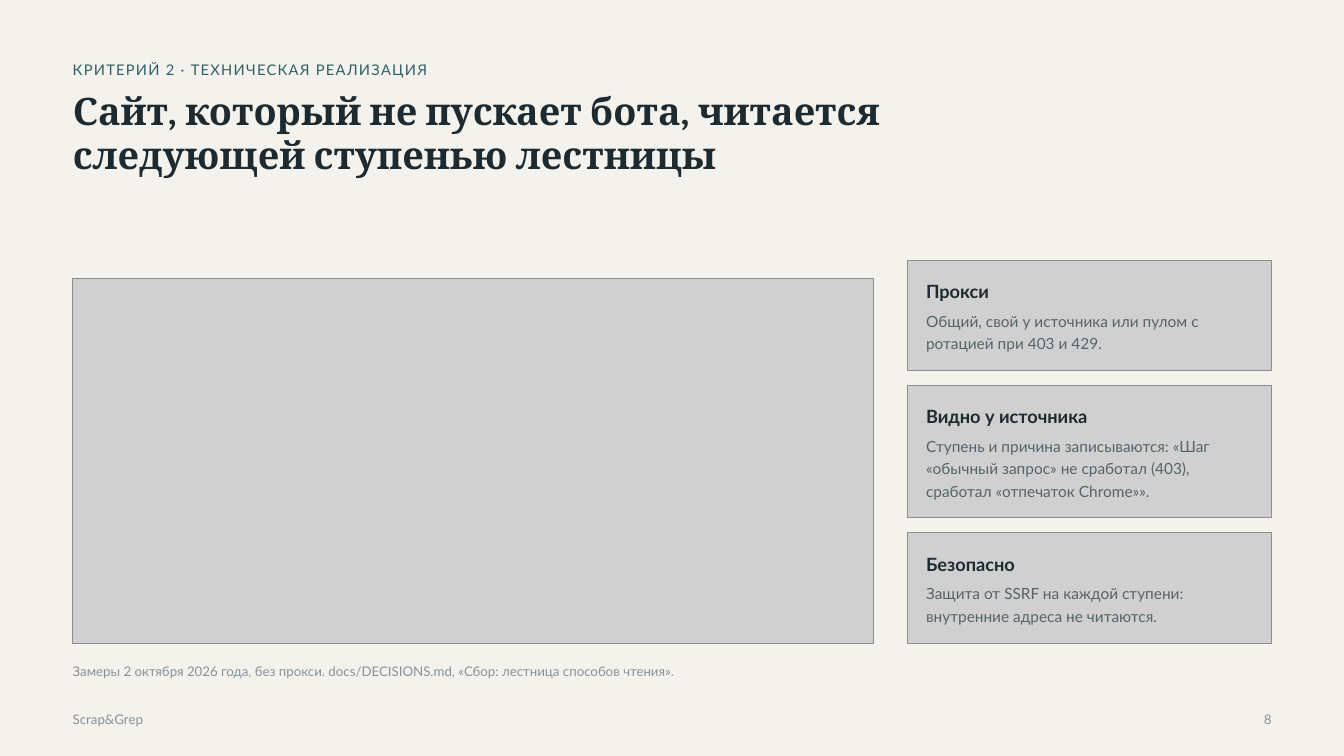
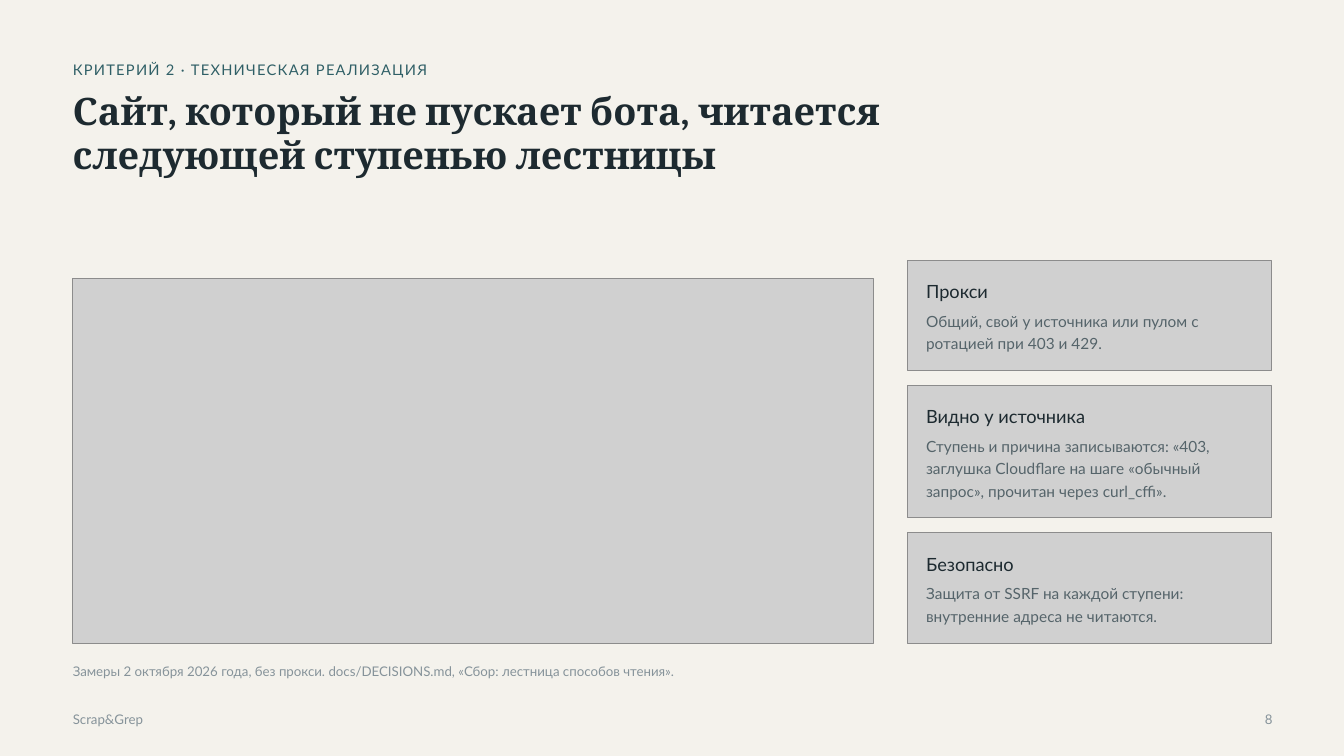
Before and after one commit to verikirill/scrap-and-grep, a slide deck: slide 8 of docs/presentation/scrapgrep.pptx. Drawn at 1344x756 pixels with LibreOffice and Linux fonts; fonts in the diff are those of the drawing; grey boxes stand for pictures. Boxes give left, top, right and bottom in pixels: in the first picture for what was removed or moved away, otherwise in the second. Text is boxed around its words. In the diff, an @@ line names an element or a change of style, - is before the commit and + after.

```diff
--- a/docs/presentation/scrapgrep.pptx
+++ b/docs/presentation/scrapgrep.pptx
@@ text at [926, 441, 1210, 500]: text changed @@
-Ступень и причина записываются: «Шаг «обычный запрос» не сработал (403), сработал «отпечаток Chrome»».
+Ступень и причина записываются: «403, заглушка Cloudflare на шаге «обычный запрос», прочитан через curl_cffi».
@@ bold off in 3 elements at [926, 285, 988, 301], [926, 410, 1085, 426], [926, 558, 1014, 571] @@
```
Also in this commit, not shown: 17 other slides changed, 6 slides added, 4 slides removed, 1 other file.
